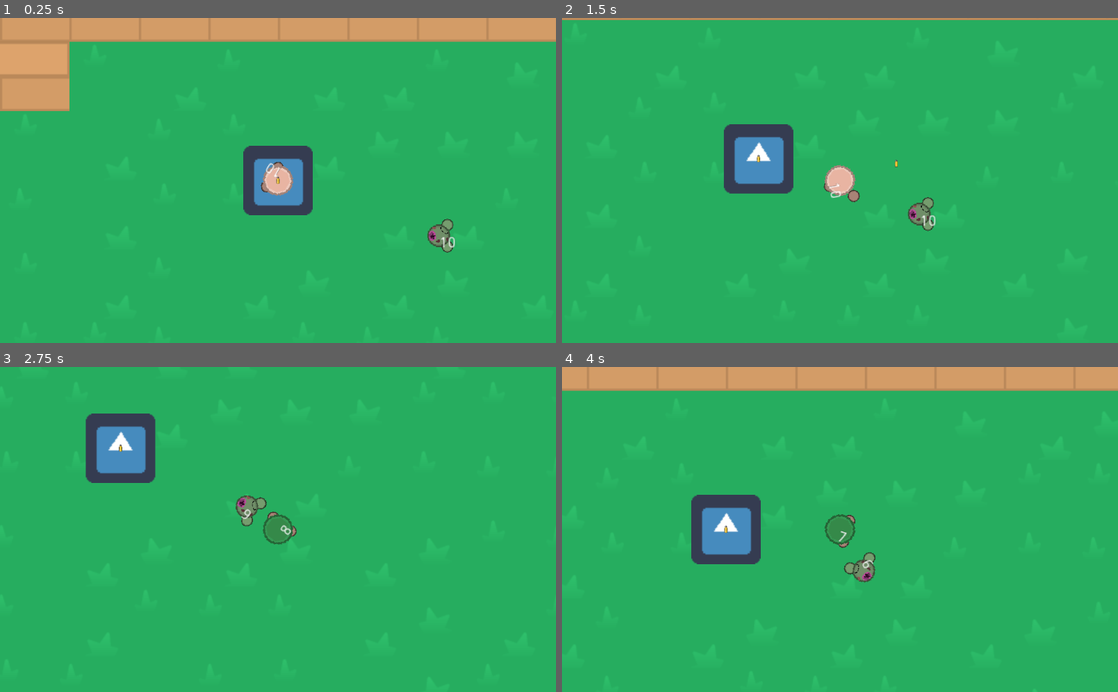
Above: before the commit, frames 1-4 (two rows, left to right).
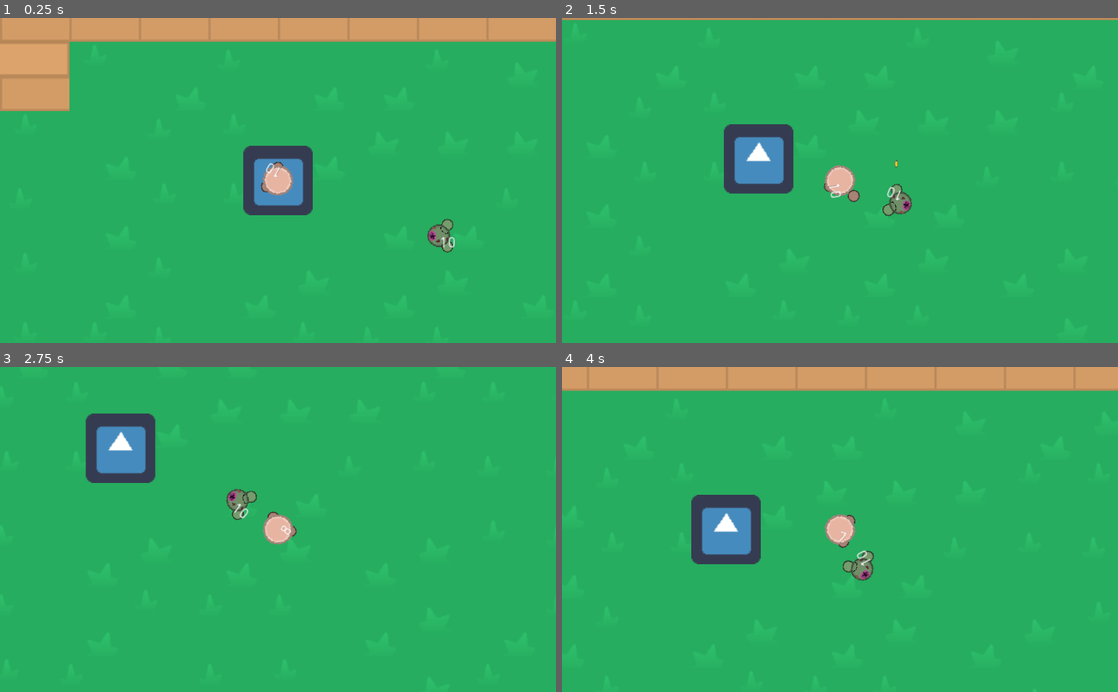
Above: after the commit, the same moments.

Repository: Panda248/Hu-Yang-Yoyale
Game: Godot game, scene res://World.tscn
The game is run twice, just before and just after one commit, with the same random seed, the same clock (stepped at 60 frames per second) and the same inputs. The engine's default icon, where the game draws it, is replaced by a stand-in: a white triangle on a blue panel in a dark square.
Inputs (mouse positions are in pixels of both pictures, inside the frame that each line leads up to):
- Up to frame 1 (0.25 s): no input
- Up to frame 2 (1.5 s): tap Enter at 0.5 s; move the mouse to (1006, 245) at 0.52 s; hold Right (ui_right) 0.53-1.28 s; click (1006, 245) at 0.6 s; move the mouse to (840, 193) at 1.27 s; hold Down (ui_down) from 1.28 s (still down); click (840, 193) at 1.35 s
- Up to frame 3 (2.75 s): move the mouse to (333, 458) at 2.02 s; release Down (ui_down) at 2.03 s; hold Right (ui_right) from 2.03 s (still down); click (333, 458) at 2.1 s
- Up to frame 4 (4 s): move the mouse to (812, 594) at 2.77 s; release Right (ui_right) at 2.78 s; hold Up (ui_up) 2.78-3.53 s; click (812, 594) at 2.85 s; move the mouse to (1006, 578) at 3.52 s; hold Left (ui_left) from 3.53 s (still down); click (1006, 578) at 3.6 s

The runs differ from the first frame. In frame 1, less than 0.1% of the frame differs, in the area x 49-51%, y 48-52%; in frame 2, 0.7%; in frame 3, 0.9%, in the area x 21-53%, y 23-55%; in frame 4, 0.7%.

Commit message:
bullets delete themselves upon hitting wall

Diff:
--- a/Bullet.gd
+++ b/Bullet.gd
@@ -4,6 +4,8 @@
 
 export (int) var speed = 15;
 
+func _on_Bullet_body_shape_entered(body_rid: RID, body: Node, body_shape_index: int, local_shape_index: int):
+	queue_free()
 
 func _physics_process(delta: float) -> void:
 	if direction != Vector2.ZERO:
--- a/Bullet.tscn
+++ b/Bullet.tscn
@@ -3,9 +3,8 @@
 [ext_resource path="res://Bullet.gd" type="Script" id=1]
 [ext_resource path="res://res/exported/Bullet.png" type="Texture" id=2]
 
-[sub_resource type="CapsuleShape2D" id=1]
-radius = 5.5521
-height = 11.9873
+[sub_resource type="CircleShape2D" id=1]
+radius = 4.47214
 
 [node name="Bullet" type="Area2D"]
 scale = Vector2( 0.693175, 1 )
@@ -18,3 +17,5 @@
 [node name="Sprite" type="Sprite" parent="."]
 scale = Vector2( 0.215053, 0.215053 )
 texture = ExtResource( 2 )
+
+[connection signal="body_shape_entered" from="." to="." method="_on_Bullet_body_shape_entered"]
--- a/Enemy.tscn
+++ b/Enemy.tscn
@@ -10,7 +10,7 @@
 [sub_resource type="CircleShape2D" id=3]
 
 [sub_resource type="CircleShape2D" id=2]
-radius = 71.33
+radius = 100.0
 
 [sub_resource type="CircleShape2D" id=4]
 radius = 32.02
--- a/Main.gd
+++ b/Main.gd
@@ -1,4 +1,5 @@
 extends Node2D
+
 
 onready var bullet_manager = $BulletManager;
 onready var player = $Player;
@@ -14,6 +15,6 @@
 		if item.has_method("_dead"):
 			if item._dead():
 				remove_child(item)
-	if tick%60 == 0:
-		add_child(get_node("Enemy"), true)
+#	if tick%60 == 0:
+#		add_child($Enemy.instance())
 	pass
--- /dev/null
+++ b/Pistol.gd
@@ -0,0 +1,17 @@
+extends Weapon
+
+export (PackedScene) var Bullet
+
+func _process(delta):
+	look_at(get_global_mouse_position())
+
+func primaryFire():
+	var bullet_instance = Bullet.instance();
+	var target = get_global_mouse_position()
+	var direction_to_mouse = $BarrelEnd.global_position.direction_to(target).normalized();
+
+	get_parent().emit_signal("player_shot", bullet_instance, $BarrelEnd.global_position, direction_to_mouse, damage);
+	pass
+
+func secondaryFire():
+	pass
--- /dev/null
+++ b/Pistol.tscn
@@ -0,0 +1,16 @@
+[gd_scene load_steps=4 format=2]
+
+[ext_resource path="res://Pistol.gd" type="Script" id=1]
+[ext_resource path="res://res/exported/pistol.png" type="Texture" id=2]
+[ext_resource path="res://Bullet.tscn" type="PackedScene" id=3]
+
+[node name="Pistol" type="Sprite"]
+scale = Vector2( 0.5, 0.5 )
+texture = ExtResource( 2 )
+centered = false
+offset = Vector2( -15, -6 )
+script = ExtResource( 1 )
+Bullet = ExtResource( 3 )
+
+[node name="BarrelEnd" type="Position2D" parent="."]
+position = Vector2( 26, 0 )
--- a/Player.tscn
+++ b/Player.tscn
@@ -23,7 +23,7 @@
 "times": PoolRealArray( 0, 0.1 ),
 "transitions": PoolRealArray( 1, 1 ),
 "update": 1,
-"values": [ Color( 1, 0, 0, 1 ), Color( 0.231373, 0.760784, 0.45098, 1 ) ]
+"values": [ Color( 1, 0, 0, 1 ), Color( 1, 1, 1, 1 ) ]
 }
 
 [node name="Player" type="KinematicBody2D"]
